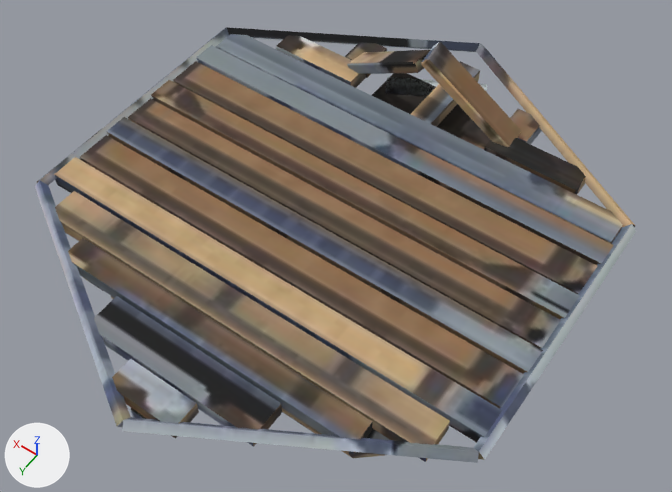
Before and after pictures for a commit that changed the glTF model client/public/city/raft-damaged-age20.glb.
Rendered twice from a camera (50 mm lens) standing at (-1.082, 1.484, 2.511) and looking at (-0.056, 0.048, 0.255). Arrows for +X, +Y and +Z are at lower left; the lights stay in place. The first picture is the older version. Where no turn or scale is listed for an object, it has been applied to the vertices. Vertices at exactly the same position are counted once.

Script lines for the objects in view, before the commit:
```python
me_raft_damaged_age20 = bpy.data.meshes.new('raft-damaged-age20')
me_raft_damaged_age20.from_pydata(...)  # 332 vertices, 616 faces; spans x -0.8..0.8, y -0.91..0.91, z -0.29..0.29
me_raft_damaged_age20.materials.append(mat_baked)  # picture img_image_0
ob_raft_damaged_age20 = bpy.data.objects.new('raft-damaged-age20', me_raft_damaged_age20)
ob_raft_damaged_age20.location = (0.0, 0.0, 0.311)
```
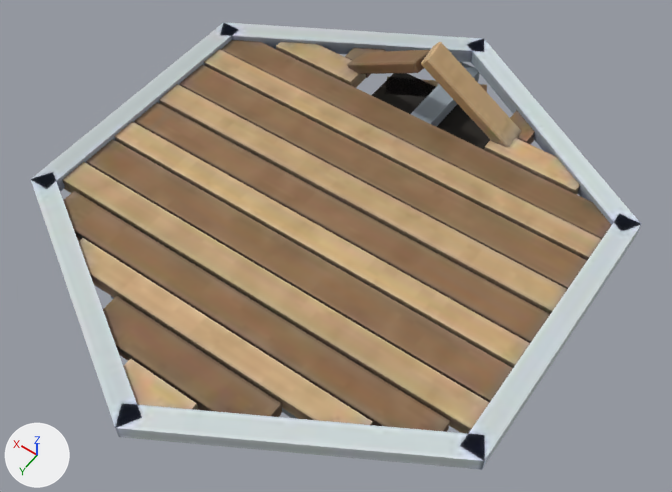
Where the newer file only moved an object's origin or applied its transform, the numbers keep the older frame.

The change, as a diff of the scene's bpy script:
```diff
--- a/client/public/city/raft-damaged-age20.glb.py
+++ b/client/public/city/raft-damaged-age20.glb.py
@@ me_raft_damaged_age20 @@
 # used by ob_raft_damaged_age20; location = (0.0, 0.0, 0.311)
-me_raft_damaged_age20.from_pydata(...)  # 332 vertices, 616 faces; spans x -0.8..0.8, y -0.91..0.91, z -0.29..0.29
+me_raft_damaged_age20.from_pydata(...)  # 332 vertices, 616 faces; spans x -0.8..0.8, y -0.92..0.92, z -0.29..0.29
+# me_raft_damaged_age20 part 1: 36 of 332 vertices moved; they spanned x -0.8..0.8, y -0.91..0.91, z 0.03..0.07 and now span x -0.8..0.8, y -0.92..0.92, z 0.02..0.07; mean shift (0.0, 0.0, 0.0); largest move (-0.77, -0.43, 0.05) -> (0.8, 0.46, 0.07)
+# me_raft_damaged_age20 part 2: 539 kept faces spanning x -0.77..0.8, y -0.89..0.84, z -0.29..0.29 get new texture (UV) coordinates
 me_raft_damaged_age20.materials.append(mat_baked)
```

Changed parts and their boxes [x1, y1, x2, y2] in the pictures (672 x 492 px; the box of a moved part takes in the faces that stretch with it):
'raft-damaged-age20', reshaped: before [35, 27, 636, 463]; after [31, 22, 641, 470]
part 1 of me_raft_damaged_age20, moved or reshaped: before [35, 27, 636, 463]; after [31, 22, 641, 470]
part 2 of me_raft_damaged_age20, surface changed: before [54, 34, 635, 462]; after [31, 22, 611, 434]
